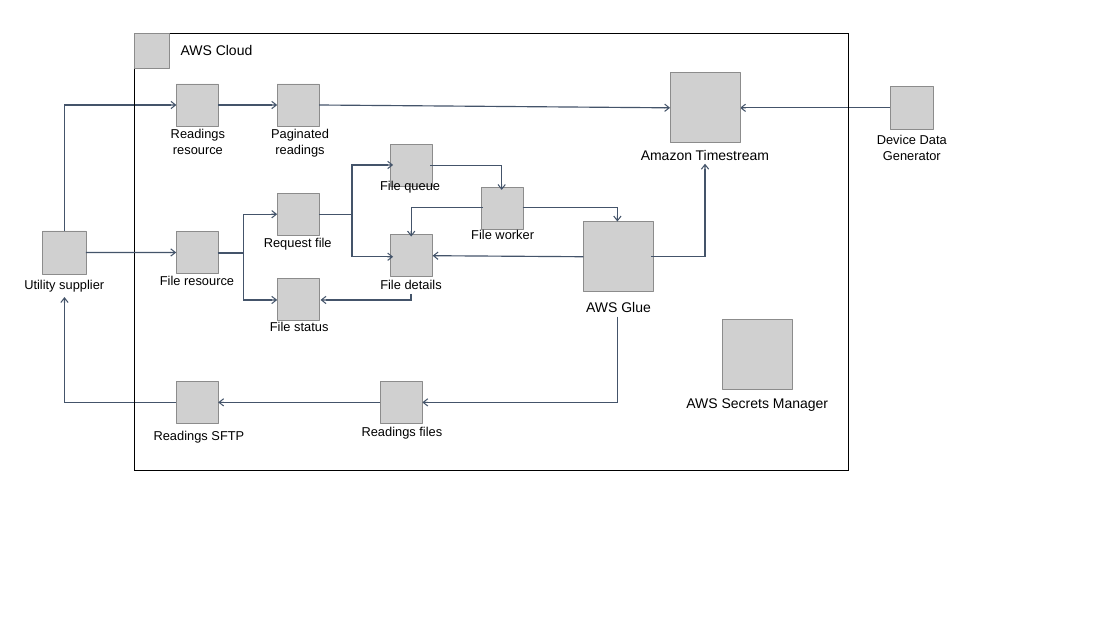
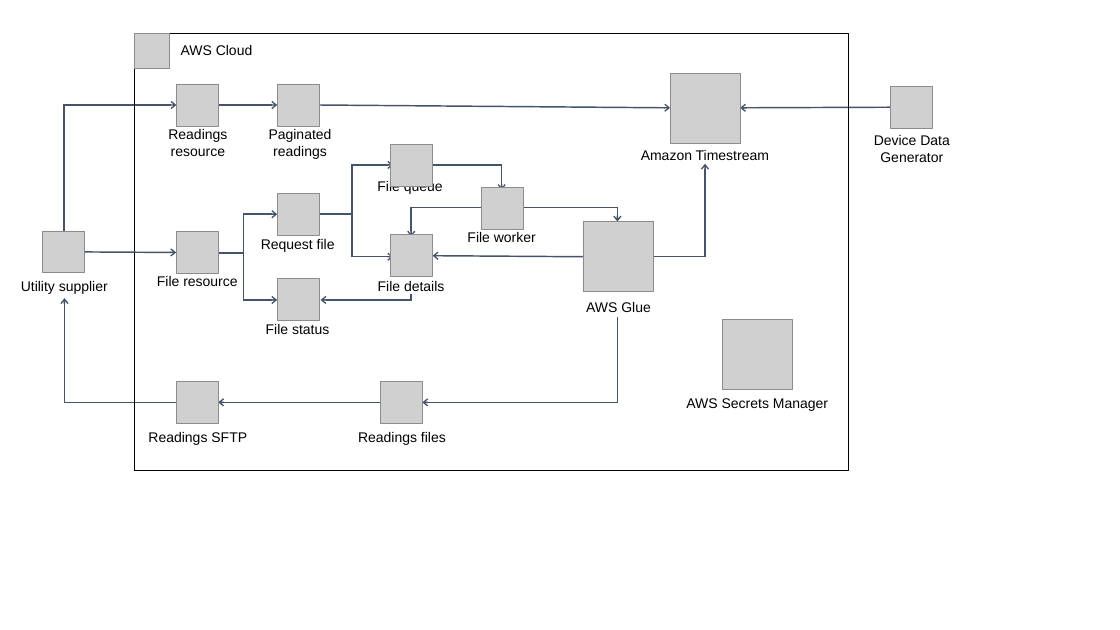
Before and after one commit to aws-quickstart/quickstart-aws-utility-meter-headend-system-simulator, a slide deck: slide 1 of docs/deployment_guide/images/headend-system-simulator-architecture-diagram.pptx. Drawn at 1120x630 pixels with LibreOffice and Linux fonts; fonts in the diff are those of the drawing; grey boxes stand for pictures. Boxes give left, top, right and bottom in pixels: in the first picture for what was removed or moved away, otherwise in the second. Text is boxed around its words. In the diff, an @@ line names an element or a change of style, - is before the commit and + after.

```diff
--- a/docs/deployment_guide/images/headend-system-simulator-architecture-diagram.pptx
+++ b/docs/deployment_guide/images/headend-system-simulator-architecture-diagram.pptx
@@ rectangle "AWS Cloud" at bbox=[134, 34, 849, 471]: outline #000000 1 pt to #000000 1.25 pt @@
@@ elbow arrow (64, 231) - (176, 105): stroke #44546A 1 pt to #44546A 1.25 pt; route changed @@
@@ arrow (319, 105) - (670, 108): stroke #44546A 1 pt to #44546A 1.25 pt @@
@@ size 11 to 12 pt in 12 elements at bbox=[377, 180, 443, 195], bbox=[261, 239, 335, 252], bbox=[378, 281, 444, 291], bbox=[269, 129, 332, 159], bbox=[168, 129, 227, 156], bbox=[358, 432, 446, 445], bbox=[148, 432, 247, 445], bbox=[21, 281, 108, 294], bbox=[157, 276, 237, 286], bbox=[467, 232, 536, 242], bbox=[266, 324, 329, 334], bbox=[874, 135, 950, 162] @@
@@ outline #44546A 1 pt to #44546A 1.25 pt in 4 elements at bbox=[352, 165, 393, 256], bbox=[244, 214, 277, 300], bbox=[430, 166, 502, 190], bbox=[412, 208, 483, 237] @@
@@ arrow (85, 252) - (176, 253): stroke #44546A 1 pt to #44546A 1.25 pt @@
@@ arrow (583, 257) - (433, 255): stroke #44546A 1 pt to #44546A 1.25 pt @@
@@ elbow arrow (65, 298) - (176, 402): stroke #44546A 1 pt to #44546A 1.25 pt @@
```
Also in this commit, not shown: 2 other files.
